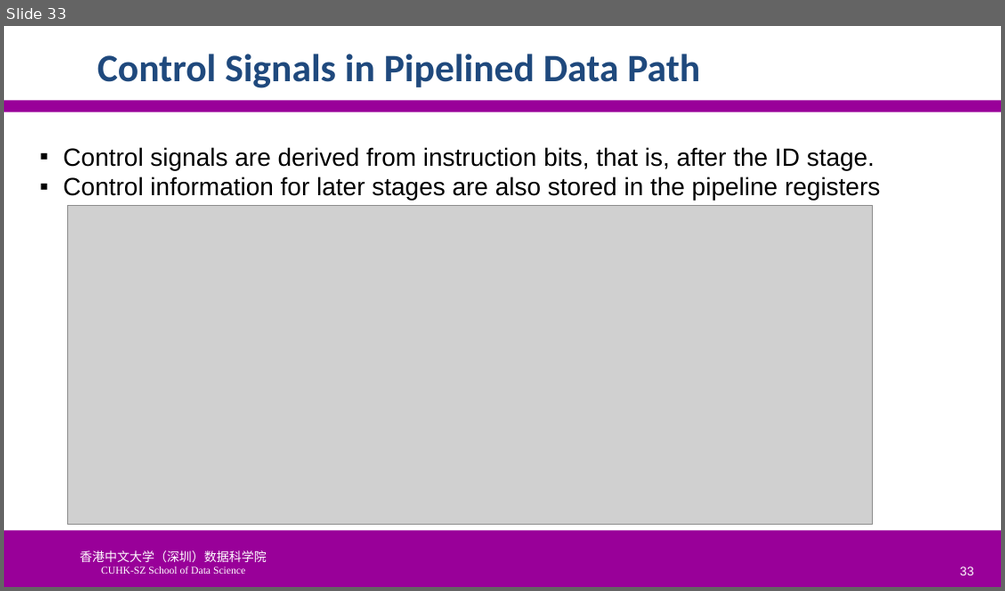
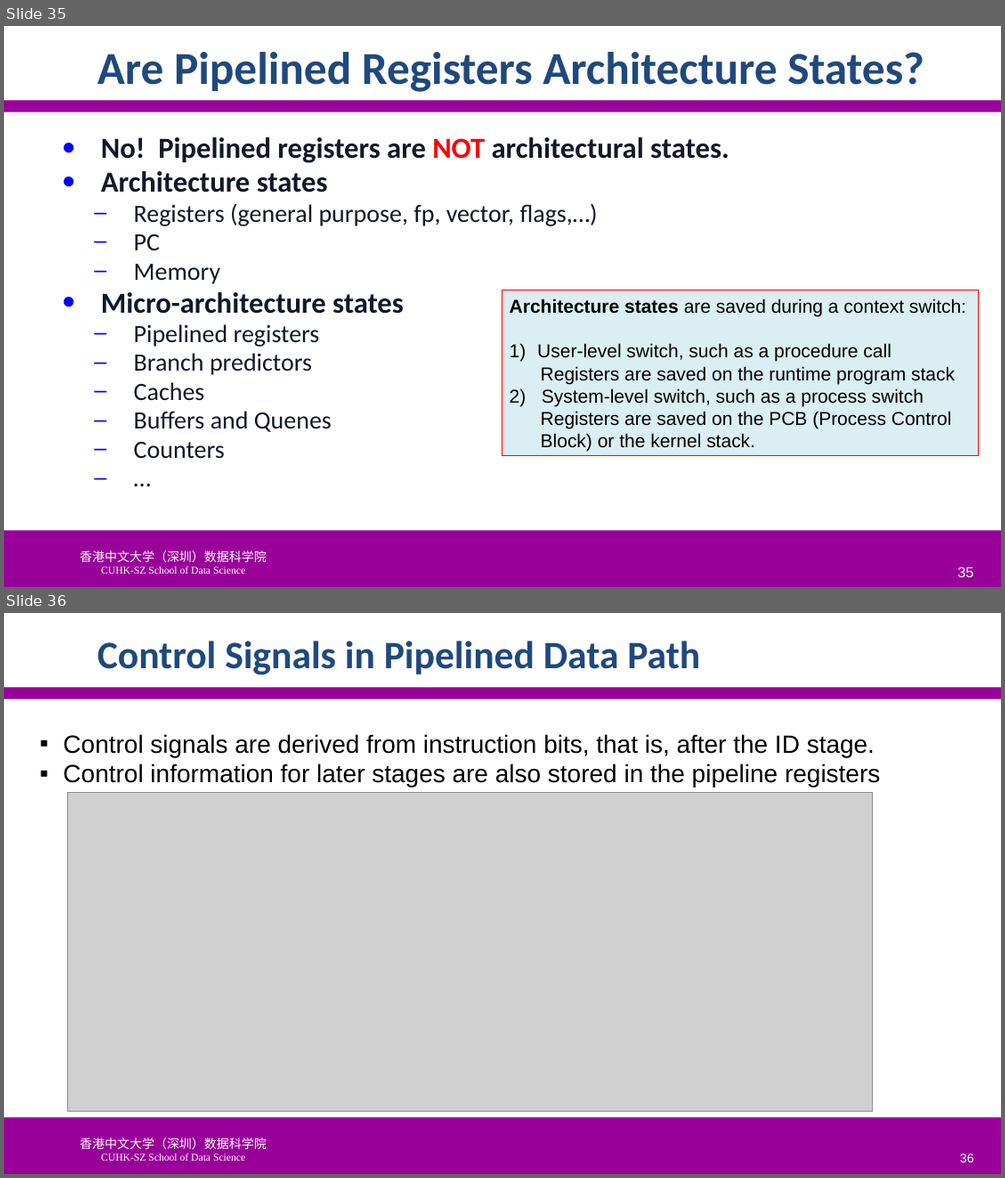
Before and after one commit to SUNCHAOYI923/CMU_CSAPP, a slide deck: slide/CA3060-4-Pipeline.pptx. Shown one above the other, each under a label of ours: slide 33 before the commit, slides 35 and 36 after it. The pictures are 1005x591 and 1005x1178 pixels, drawn with LibreOffice and Linux fonts; fonts in the diff are those of the drawing; grey boxes stand for pictures; background and template pictures are left out. Boxes give left, top, right and bottom in pixels: in the first picture for what was removed or moved away, otherwise in the second. Text is boxed around its words. In the diff, an @@ line names an element or a change of style, - is before the commit and + after.

```diff
--- a/slide/CA3060-4-Pipeline.pptx
+++ b/slide/CA3060-4-Pipeline.pptx
@@ slide 35 added at (x1=4, y1=26, x2=1001, y2=587), background #FFFFFF; not listed: 3 template elements that a slide beside it also shows @@
@@ title added at (x1=97, y1=52, x2=924, y2=92), 44 pt, text #1F497D, bold @@
+Are Pipelined Registers Architecture States?
@@ text added at (x1=101, y1=137, x2=729, y2=459), 24 pt, text #111827 @@
+● No! Pipelined registers are NOT architectural states.
+● Architecture states
+  – Registers (general purpose, fp, vector, flags,…)
+  – PC
+  – Memory
+● Micro-architecture states
+  – Pipelined registers
+  – Branch predictors
+  – Caches
+  – Buffers and Quenes
+  – Counters
+  – …
@@ rectangle added at (x1=502, y1=290, x2=979, y2=456), fill #DBEEF4, outline #FF0000 0.75 pt, 18 pt, text #000000 @@
+Architecture states are saved during a context switch:
+1) User-level switch, such as a procedure call
+Registers are saved on the runtime program stack
+2) System-level switch, such as a process switch
+Registers are saved on the PCB (Process Control
+Block) or the kernel stack.
@@ page number added at (x1=957, y1=566, x2=973, y2=577), 14 pt, text #FFFFFF @@
+35
@@ what was slide 33 is now slide 36 @@
@@ page number at (x1=960, y1=1153, x2=974, y2=1162): text changed @@
-33
+36
```
Also in this commit, not shown: 1 slide changed, 2 other slides added, 5 other files.
